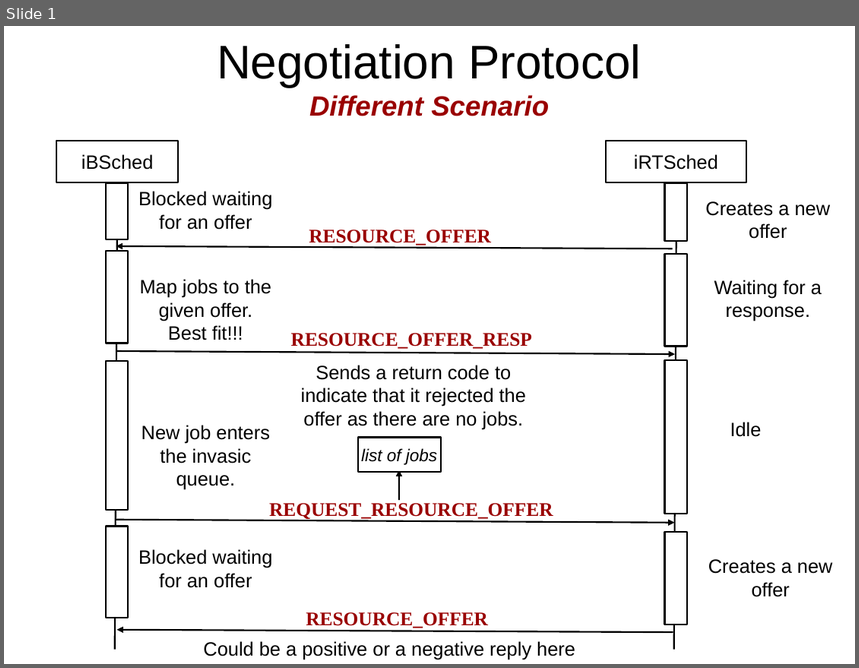
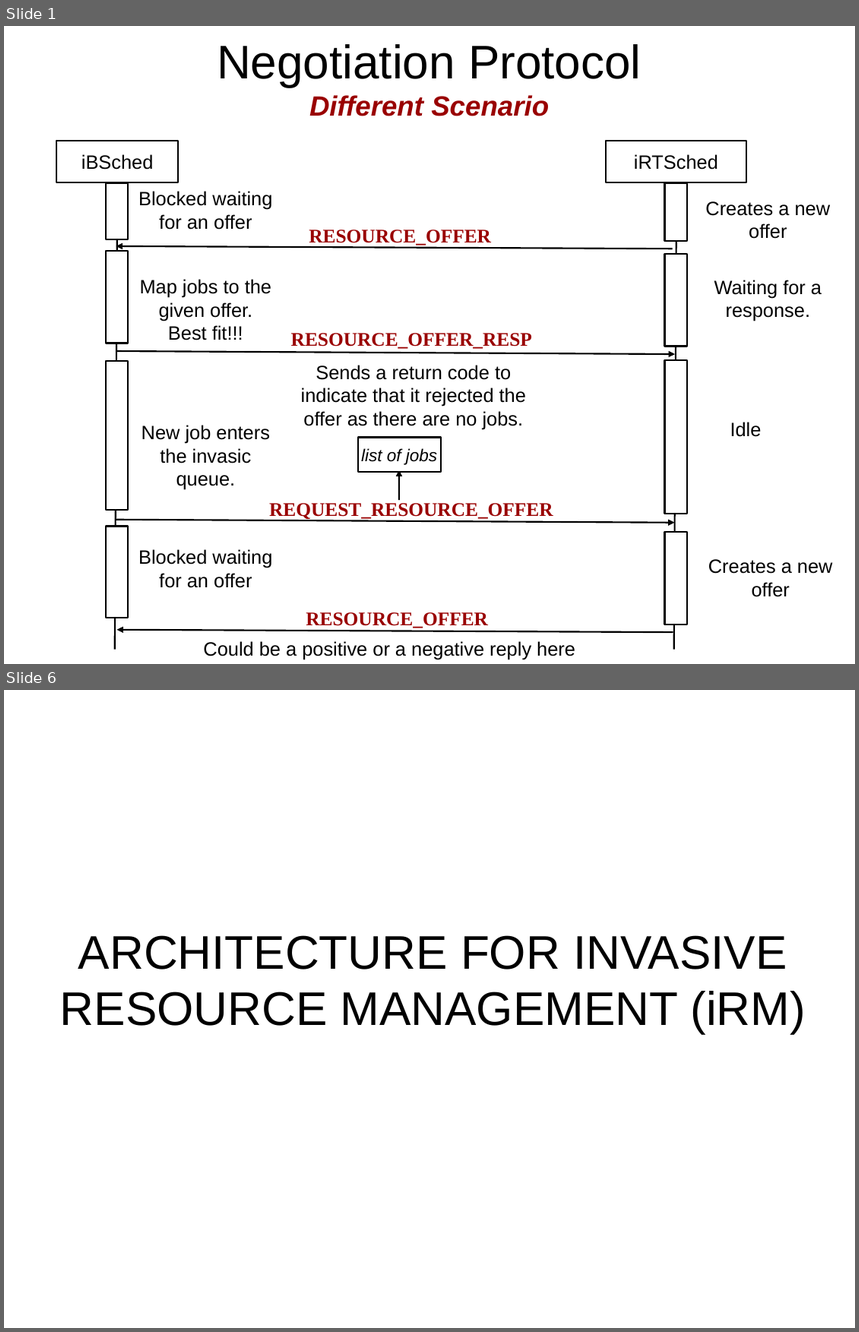
Before and after one commit to sentinel88/Thesis, a slide deck: additional slides.odp. Shown one above the other, each under a label of ours: slide 1 before the commit, slides 1 and 6 after it; the slides between them are not shown. The pictures are 859x668 and 859x1332 pixels, drawn with LibreOffice and Linux fonts; fonts in the diff are those of the drawing. Boxes give left, top, right and bottom in pixels: in the first picture for what was removed or moved away, otherwise in the second. Text is boxed around its words. In the diff, an @@ line names an element or a change of style, - is before the commit and + after.

```diff
--- a/additional slides.odp
+++ b/additional slides.odp
@@ slide 6 added at <box>4,690,855,1328</box>, background #FFFFFF @@
@@ title added at <box>60,935,806,1034</box>, 44 pt, text #000000 @@
+ARCHITECTURE FOR INVASIVE RESOURCE MANAGEMENT (iRM)
```
Also in this commit, not shown: 4 other slides added, 2 other files.
